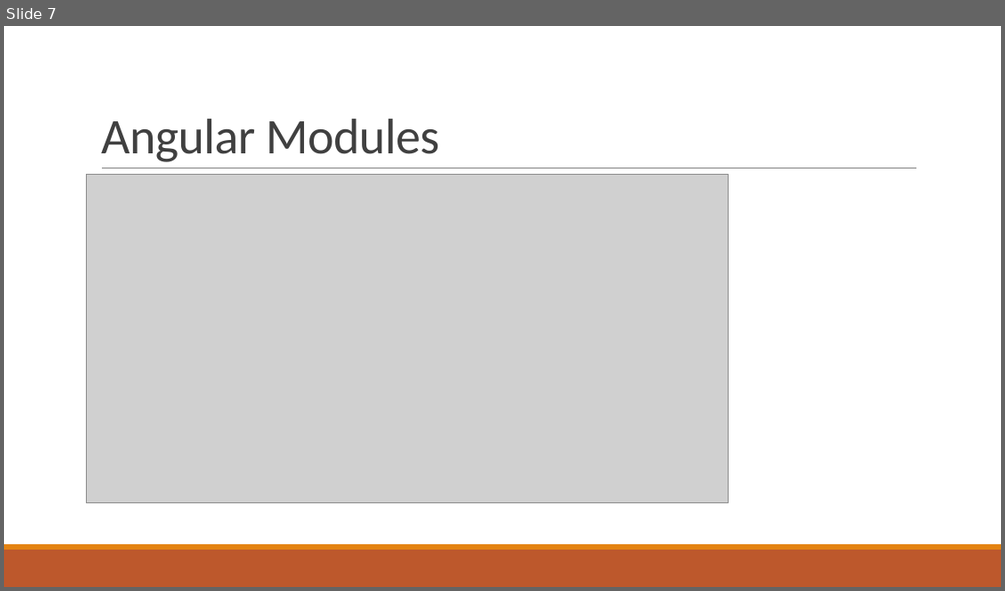
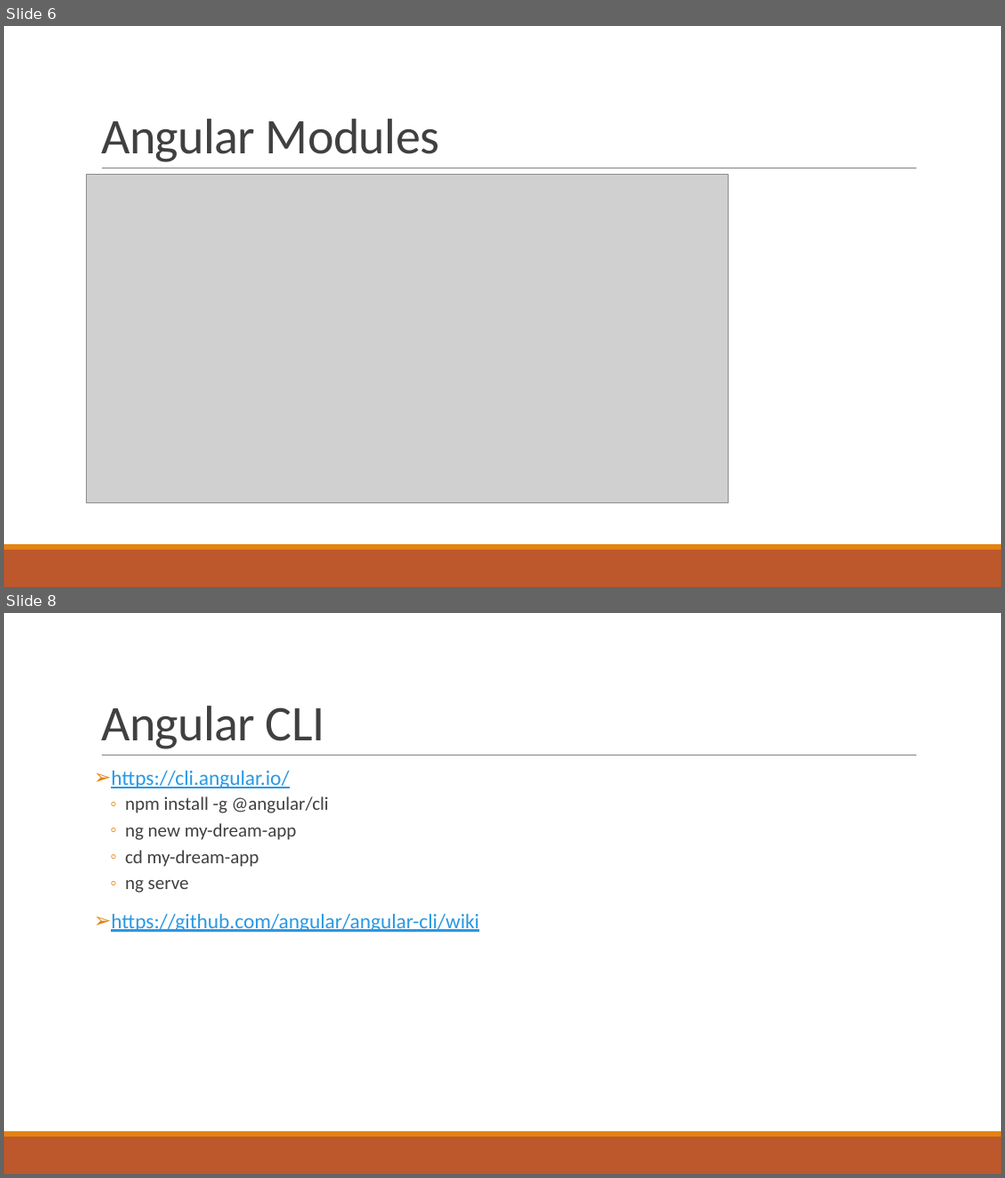
Before and after one commit to ozgurkaplan/KocAkademiAngularStarter, a slide deck: KocAkademi Angular.pptx. Shown one above the other, each under a label of ours: slide 7 before the commit, slides 6 and 8 after it; the slides between them are not shown. The pictures are 1005x591 and 1005x1178 pixels, drawn with LibreOffice and Linux fonts; fonts in the diff are those of the drawing; grey boxes stand for pictures. Boxes give left, top, right and bottom in pixels: in the first picture for what was removed or moved away, otherwise in the second. Text is boxed around its words. In the diff, an @@ line names an element or a change of style, - is before the commit and + after.

```diff
--- a/KocAkademi Angular.pptx
+++ b/KocAkademi Angular.pptx
@@ slide 8 added at (x1=4, y1=613, x2=1001, y2=1174), background #FFFFFF; not listed: 3 template elements that a slide beside it also shows @@
@@ title added at (x1=101, y1=706, x2=324, y2=749), 48 pt, text #404040 @@
+Angular CLI
@@ text added at (x1=111, y1=770, x2=479, y2=932), 20 pt, text #2998E3, underline @@
+➢ https://cli.angular.io/
+  ◦ npm install -g @angular/cli
+  ◦ ng new my-dream-app
+  ◦ cd my-dream-app
+  ◦ ng serve
+➢ https://github.com/angular/angular-cli/wiki
@@ what was slide 7 is now slide 6 @@
```
Also in this commit, not shown: 12 other slides added, 2 slides removed.
